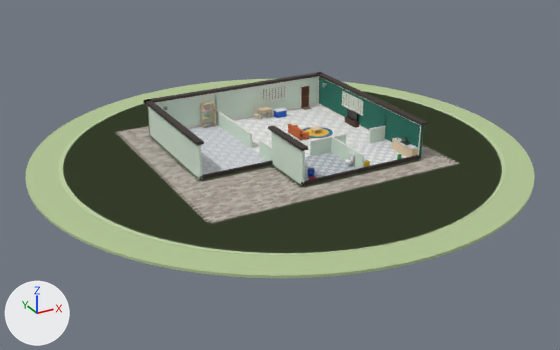
What one commit did to the glTF model public/models/one-bedroom.glb.
One viewpoint serves both versions: a 50 mm lens placed at (-33.3, -57.2, 24.7), pointed at (-3.9, -3.7, -2.1). Every picture has the same lights, and +X, +Y and +Z are marked at lower left. The first picture is the older version. Where no turn or scale is listed for an object, it has been applied to the vertices.

The first picture shows 'BackWall.006', 'BedTile0', 'BedTile1', 'Grass', 'GrassInner', 'GrassInner.001', 'ParlourTile1', 'Pavers0', 'Pavers2', 'Pavers3', 'Pavers4', 'RoofBedLeft', 'RoofLeft', 'WallBedLeft', 'WallLeft' and 52 more.
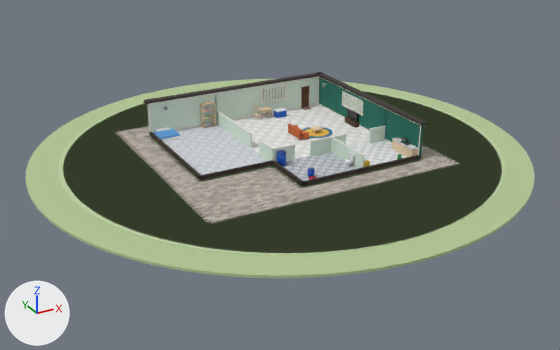
Location of each change, (x1, y1, x2, y2) in pixels of the pictures (560 x 350 px):
'WallBedLeft', deleted: before (148, 106, 202, 179)
'WallLeft', deleted: before (271, 131, 305, 186)
'RoofBedLeft', deleted: before (144, 99, 204, 145)
'RoofLeft', deleted: before (268, 126, 308, 151)

What the commit changed:
Object 'RoofBedLeft' (ob_roofbedleft) is deleted.
Object 'RoofLeft' (ob_roofleft) is deleted.
Object 'WallBedLeft' (ob_wallbedleft) is deleted.
Object 'WallLeft' (ob_wallleft) is deleted.
